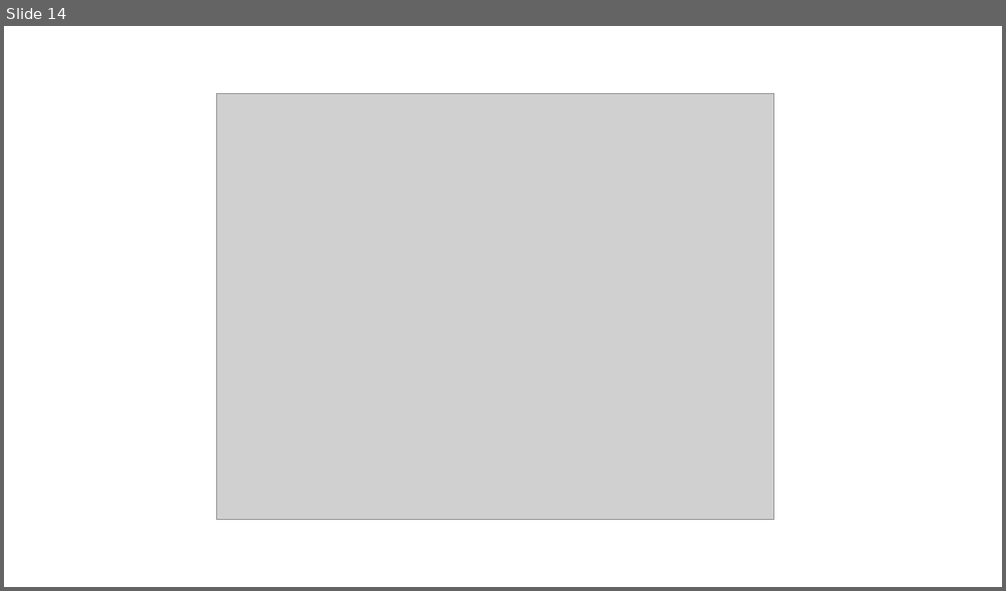
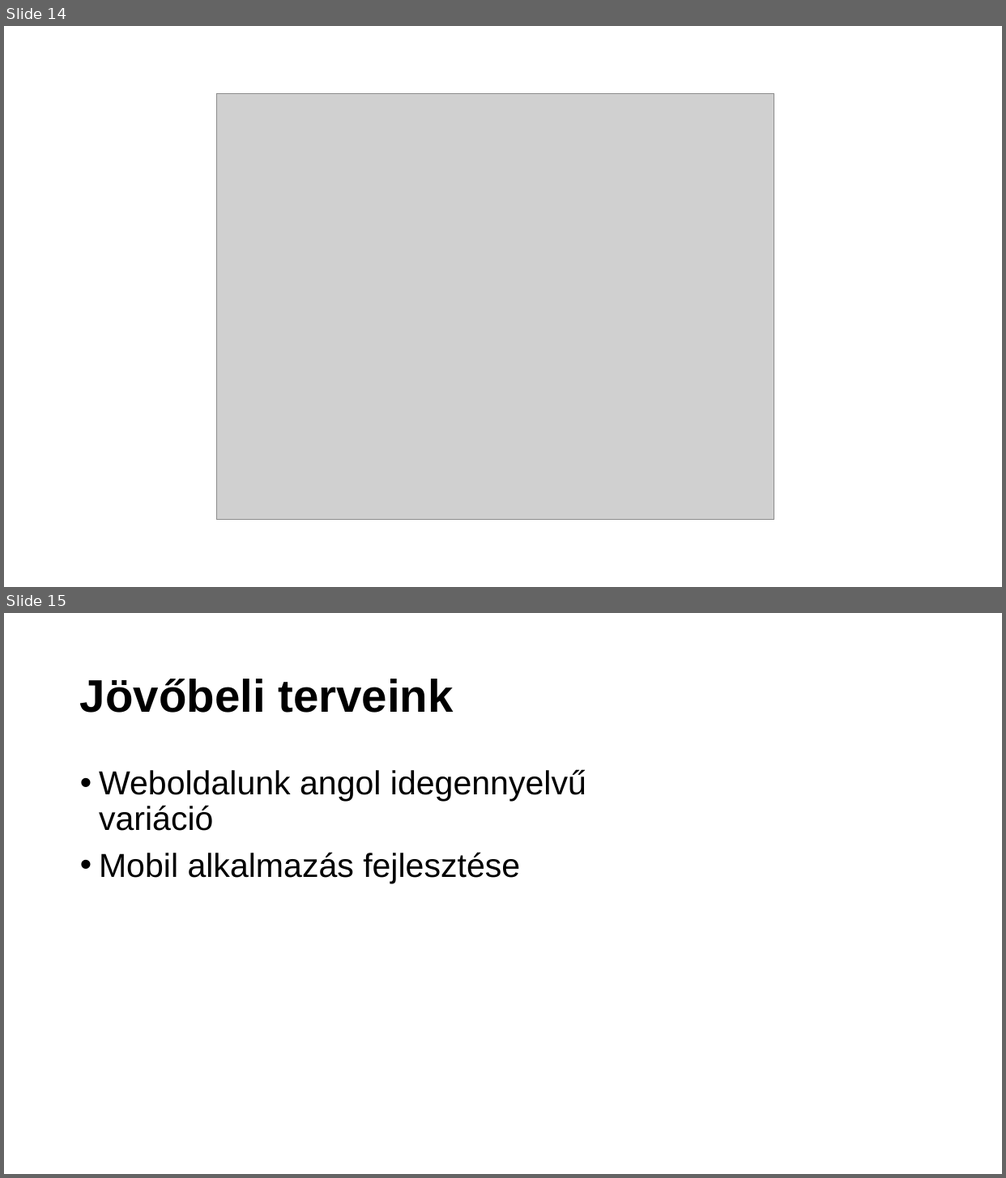
Before and after one commit to SzigetvariMark/pcweb, a slide deck: Bemutato.pptx. Shown one above the other, each under a label of ours: slide 14 before the commit, slides 14 and 15 after it. The pictures are 1006x591 and 1006x1178 pixels, drawn with LibreOffice and Linux fonts; fonts in the diff are those of the drawing; grey boxes stand for pictures. Boxes give left, top, right and bottom in pixels: in the first picture for what was removed or moved away, otherwise in the second. Text is boxed around its words. In the diff, an @@ line names an element or a change of style, - is before the commit and + after.

```diff
--- a/Bemutato.pptx
+++ b/Bemutato.pptx
@@ slide 15 added at (4,613,1002,1174), background #FFFFFF @@
@@ title added at (80,679,453,713), 44 pt, text #000000, bold @@
+Jövőbeli terveink
@@ text added at (99,769,586,884), 32 pt, text #000000 @@
+• Weboldalunk angol idegennyelvű variáció
+• Mobil alkalmazás fejlesztése
```
Also in this commit, not shown: 8 slides changed, 3 other slides added, 3 slides removed, 1 other file.
